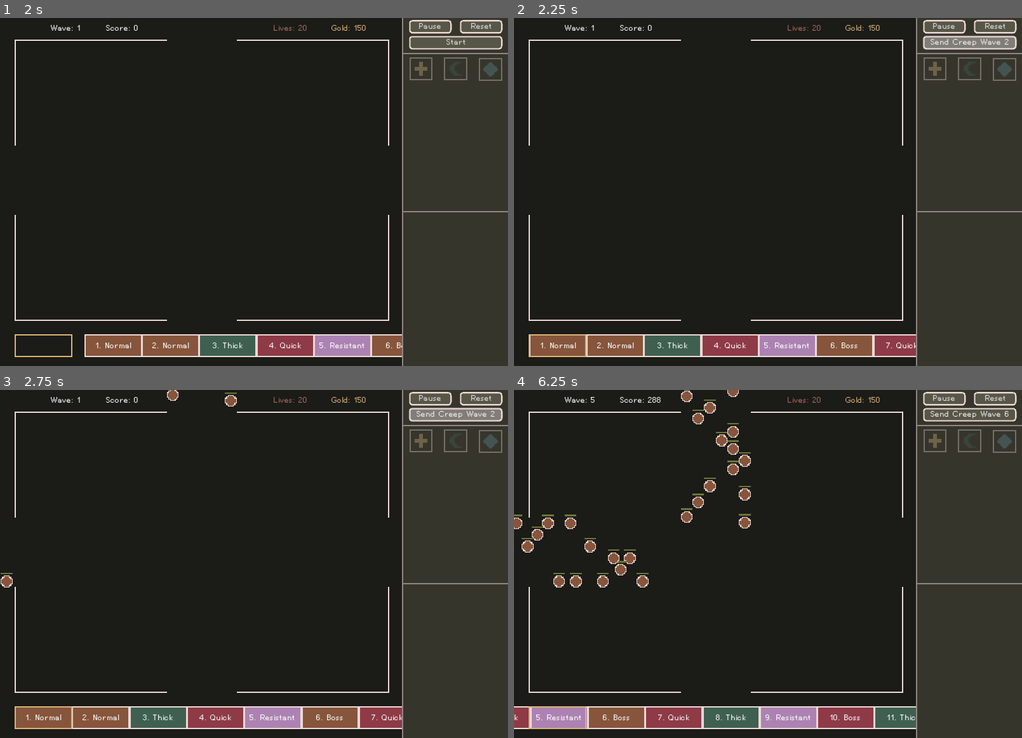
Above: before the commit, frames 1-4 (two rows, left to right).
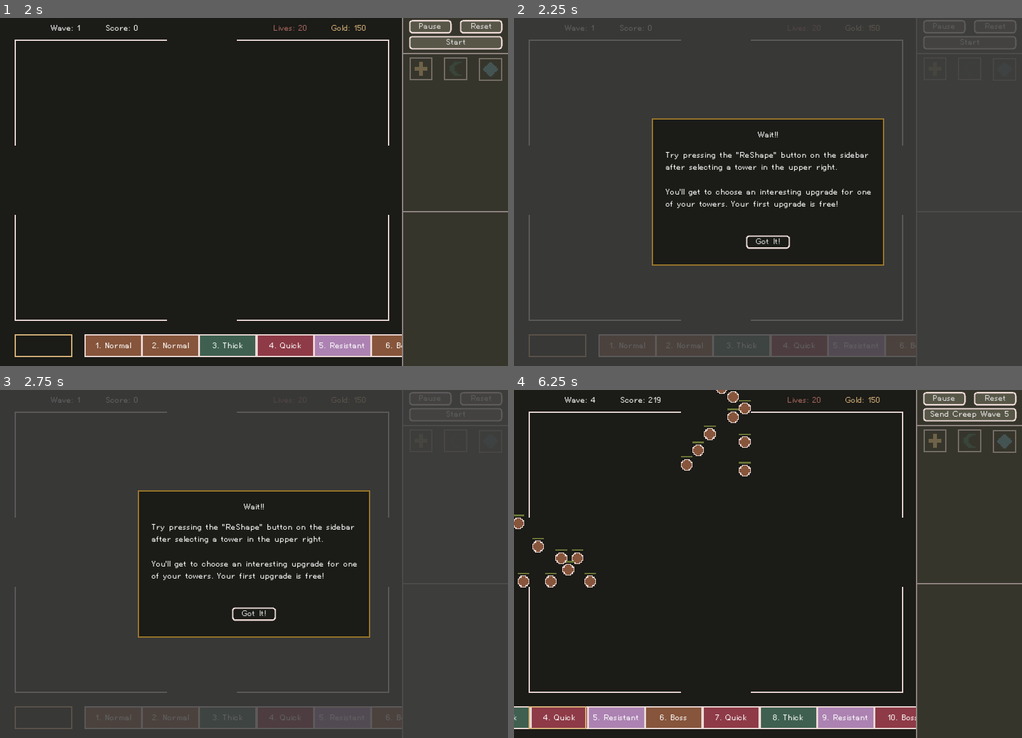
Above: after the commit, the same moments.

Repository: nolenroyalty/ReShape-TD
Game: Godot game, scene res://Main.tscn
Two runs of this game, one before a commit and one after it. Both use one fixed random seed, a clock stepped at 60 frames per second and the inputs below.
Inputs (mouse positions are in pixels of both pictures, inside the frame that each line leads up to):
- Up to frame 1 (2 s): click "Reset" at 0.5 s; click "Oops that was a MISTAKE!" at 1.25 s
- Up to frame 2 (2.25 s): click "Start" at 2 s
- Up to frame 3 (2.75 s): no input
- Up to frame 4 (6.25 s): click (768, 612) at 2.75 s, where only the run after the commit has a clickable "Got It!"; click "Send Creep Wave 2" (after the commit: "Start") at 3.5 s; move the mouse to (717, 553) at 4.27 s; hold U (upgrade_tower) 4.28-5.03 s; tap N (send_wave) at 4.35, 5.3, 6.05 s; click (717, 553) at 4.42 s; move the mouse to (666, 581) at 5.02 s; tap Shift (continue_building) at 5.1 s; move the mouse to (818, 487) at 5.77 s; hold U (upgrade_tower) from 5.78 s (still down); tap R (reshape_tower) at 5.85 s

Frame 1 is identical in both runs. In frame 2, 63% of the frame differs, in the area x 0-100%, y 0-100%; in frame 3, 63%; in frame 4, 7.4%.

Commit message:
warn if user hasn't reshaped before starting

Diff:
--- a/Main.gd
+++ b/Main.gd
@@ -5,6 +5,7 @@
 var PauseModal = preload("res://ui/PauseModal.tscn")
 var ResetModal = preload("res://ui/ResetModal.tscn")
 var EndModal = preload("res://ui/EndModal.tscn")
+var ReshapeWarningModal = preload("res://ui/ReshapeWarningModal.tscn")
 
 onready var battlefield = $Battlefield
 # onready var upgrade_selector = $ReshapeUpgradeSelector
@@ -98,11 +99,17 @@
 		set_shape(null)
 
 var started = false
+var reshape_warning_shown = false
 func start_or_send_next_wave():
 	if not started:
-		wave_display.start()
-		battlefield.set_playing()
-		started = true
+		if not reshape_warning_shown and Upgrades.first_reshape:
+			reshape_warning_shown = true
+			show_reshape_warning()
+			return
+		else:
+			wave_display.start()
+			battlefield.set_playing()
+			started = true
 	else:
 		wave_display.advance_immediately()
 
@@ -164,6 +171,12 @@
 	add_child(modal)
 	modal.connect("resumed", self, "resume_pressed", [modal])
 
+func show_reshape_warning():
+	pause_for_modal()
+	var modal = ReshapeWarningModal.instance()
+	add_child(modal)
+	modal.connect("dismissed", self, "resume_pressed", [modal])
+
 func actually_reset(modal):
 	battlefield.reset()
 	sidebar.reset()
--- a/towers/Upgrades.gd
+++ b/towers/Upgrades.gd
@@ -36,7 +36,6 @@
 	var FARSHOT = false
 	var DAMAGE_MULT = 1.0
 	var GENEROUS = false
-	var RECEIVED_GENEROUS = false
 	var POWERFUL = false
 
 	func build_cost():
@@ -75,10 +74,6 @@
 	stats.upgrades.append(t)
 	return stats
 
-func _give_generous(stats):
-	stats.RECEIVED_GENEROUS = true
-	stats.DAMAGE_MULT *= 1.20
-	return stats
 
 func title(t):
 	match t:
@@ -169,18 +164,18 @@
 
 func description(t):
 	match t:
-		T.CHILLS: return "Projectiles have a high chance to slow enemies"
+		T.CHILLS: return "Projectiles have slow enemies"
 		T.EXPLODES: return "Projectiles explode on impact"
 	#	T.BURNING_GROUND: return "Leaves burning ground that deals damage over time"
 		T.PIERCES: return "Projectiles pierce up to 2 enemies"
 		T.CHAINS: return "Projectiles chain to up to 2 nearby enemies"
 		T.LESSER_MULTIPROJ: return "Shoots 3 projectiles but does 30% less damage"
 		T.GREATER_MULTIPROJ: return "Shoots 5 projectiles but does 55% less damage"
-		T.STUNNING: return "Projectiles have a low chance to stun enemies"
+		T.STUNNING: return "Projectiles have a 10% chance to stun enemies"
 		T.BONUS_GOLD: return "Tower earns 25% more gold for kills"
 		T.GIANT_PROJ: return "Projectiles are much larger"
 		T.RETURNS: return "Projectiles return to the tower after hitting an enemy"
-		T.POISONS: return "Projectiles deal 50% of the tower's damage over time"
+		T.POISONS: return "Projectiles deal an additional 50% of the tower's damage over time"
 		T.FARSHOT: return "Projectiles deal up to 100% more damage the farther they travel"
 		T.GENEROUS: return "Deals 50% less damage but gives a stacking 15% damage buff to other towers in range"
 		T.POWERFUL: return "Deals 35% more damage"
@@ -286,8 +281,10 @@
 func tower_cost(shape):
 	return int(state[shape].build_cost())
 
+var first_reshape = true
 func reshape_cost(shape):
-	return int(state[shape].reshape_cost())
+	if first_reshape: return 0
+	else: return int(state[shape].reshape_cost())
 
 func rank_up_cost(shape, stats):
 	if stats.LEVEL == C.MAX_LEVEL:
@@ -295,18 +292,11 @@
 
 	var base_cost = stats.rank_up_base_cost()
 	var mult = 1.0 + 0.25 * len(active_upgrades(shape))
-	# var base = tower_cost(shape)
-	# var mult = stats.rank_up_mult()
 	return int(base_cost * mult)
 
 func upgrade(shape, t):
+	first_reshape = false
 	state[shape] = _apply(t, state[shape])
-	match t:
-		T.GENEROUS:
-			for s in shapes:
-				if s != shape:
-					state[s] = _give_generous(state[s])
-		_: pass
 	emit_signal("reshaped", shape, t)
 
 func farshot(t):
@@ -349,6 +339,7 @@
 	return state[t].PROJECTILE_SIZE_MULT
 
 func reset():
+	first_reshape = true
 	for shape in shapes:
 		state[shape] = Stats.new()
 
--- /dev/null
+++ b/ui/ReshapeWarningModal.gd
@@ -0,0 +1,9 @@
+extends CanvasLayer
+
+signal dismissed
+
+func button_pressed():
+	emit_signal("dismissed")
+
+func _ready():
+	var _ignore = $NinePatchRect/Button.connect("pressed", self, "button_pressed")
--- /dev/null
+++ b/ui/ReshapeWarningModal.tscn
@@ -0,0 +1,55 @@
+[gd_scene load_steps=3 format=2]
+
+[ext_resource path="res://ui/sprites/ninepatch-modal.png" type="Texture" id=1]
+[ext_resource path="res://ui/ReshapeWarningModal.gd" type="Script" id=2]
+
+[node name="CanvasLayer" type="CanvasLayer"]
+pause_mode = 2
+script = ExtResource( 2 )
+
+[node name="NinePatchRect" type="NinePatchRect" parent="."]
+anchor_left = 0.5
+anchor_top = 0.5
+anchor_right = 0.5
+anchor_bottom = 0.5
+margin_left = -160.0
+margin_top = -102.0
+margin_right = 160.0
+margin_bottom = 102.0
+texture = ExtResource( 1 )
+patch_margin_left = 2
+patch_margin_top = 2
+patch_margin_right = 2
+patch_margin_bottom = 2
+
+[node name="Label" type="Label" parent="NinePatchRect"]
+anchor_left = 0.5
+anchor_right = 0.5
+margin_left = -35.5
+margin_top = 16.0
+margin_right = 35.5
+margin_bottom = 30.0
+text = "Wait!!"
+align = 1
+
+[node name="Label2" type="Label" parent="NinePatchRect"]
+margin_left = 19.0
+margin_top = 44.0
+margin_right = 304.0
+margin_bottom = 160.0
+text = "Try pressing the \"ReShape\" button on the sidebar after selecting a tower in the upper right.
+
+You'll get to choose an interesting upgrade for one of your towers. Your first upgrade is free!"
+autowrap = true
+
+[node name="Button" type="Button" parent="NinePatchRect"]
+anchor_left = 0.5
+anchor_top = 0.5
+anchor_right = 0.5
+anchor_bottom = 0.5
+margin_left = -30.0
+margin_top = 60.0
+margin_right = 30.0
+margin_bottom = 78.0
+rect_min_size = Vector2( 60, 0 )
+text = "Got It!"
